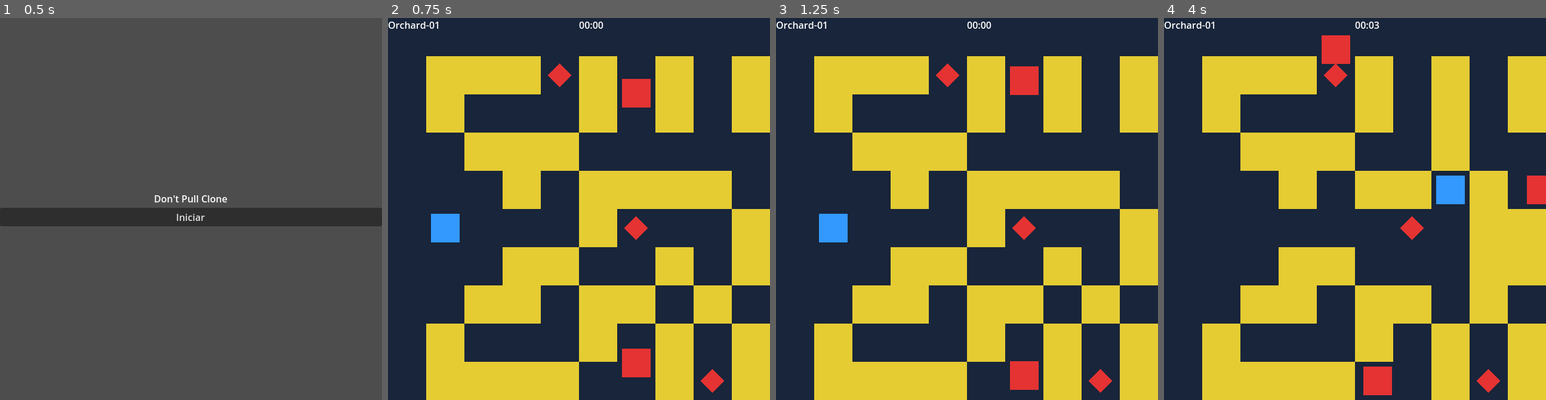
Above: before the commit, frames 1-4 (left to right).
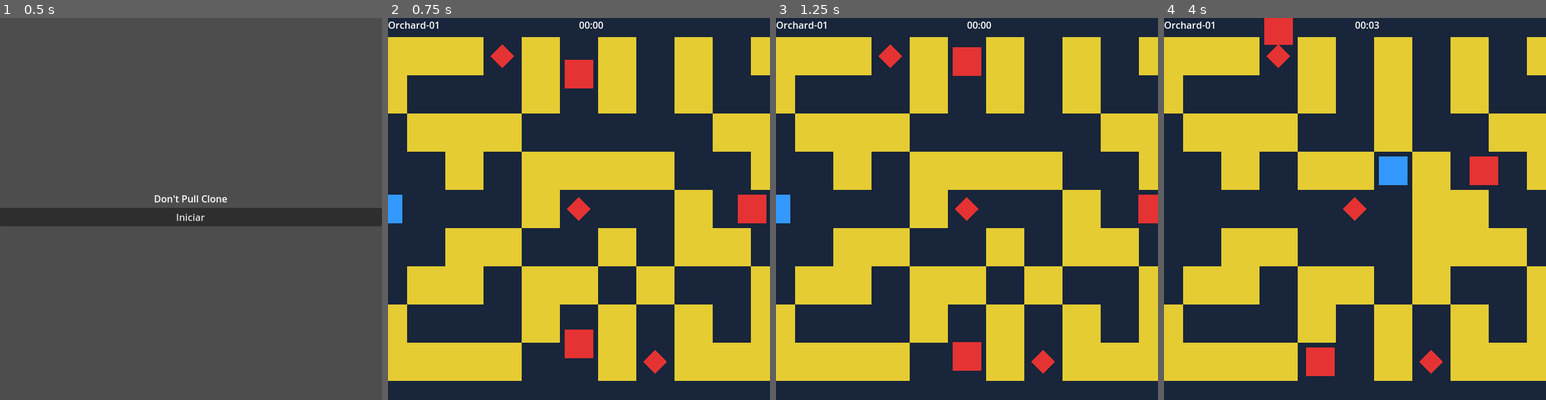
Above: after the commit, the same moments.

Repository: Luizzavala/godot-dontpull
Game: Godot game, scene res://scenes/core/MainMenu.tscn
The game is run twice, just before and just after one commit, with the same random seed, the same clock (stepped at 60 frames per second) and the same inputs.
Inputs:
- Up to frame 1 (0.5 s): no input
- Up to frame 2 (0.75 s): click "Iniciar" at 0.5 s
- Up to frame 3 (1.25 s): no input
- Up to frame 4 (4 s): hold Right (ui_right) 1.28-2.03 s; hold Down (ui_down) 2.03-2.78 s; hold Right (ui_right) 2.78-3.53 s; hold Up (ui_up) from 3.53 s (still down)

Frame 1 is identical in both runs. In frame 2, 51% of the frame differs, in the area x 0-100%, y 5-100%; in frame 3, 51%; in frame 4, 52%, in the area x 0-100%, y 0-100%.

Commit message:
Align viewport with playable area

Diff:
--- a/project.godot
+++ b/project.godot
@@ -22,8 +22,8 @@
 
 window/size/viewport_width=640
 window/size/viewport_height=640
-window/stretch/mode="canvas_items"
-window/stretch/aspect="expand"
+window/stretch/mode="2d"
+window/stretch/aspect="keep"
 
 [dotnet]
 
--- a/scenes/core/Level.tscn
+++ b/scenes/core/Level.tscn
@@ -32,6 +32,10 @@
 
 [node name="Level" type="Node2D"]
 script = ExtResource("1")
+
+[node name="Camera2D" type="Camera2D" parent="."]
+unique_name_in_owner = true
+current = true
 
 [node name="NonPlayableBackground" type="ColorRect" parent="."]
 unique_name_in_owner = true
--- a/scripts/core/Level.gd
+++ b/scripts/core/Level.gd
@@ -16,6 +16,7 @@
 @onready var hud: HUD = %HUD
 @onready var non_playable_background: ColorRect = %NonPlayableBackground
 @onready var playable_area_rect: ColorRect = %PlayableArea
+@onready var camera: Camera2D = %Camera2D
 var _current_grid_size: Vector2i = Vector2i(Consts.GRID_WIDTH, Consts.GRID_HEIGHT)
 var _level_name: String = ""
 
@@ -63,7 +64,8 @@
 
 func _update_map_layout() -> void:
     var viewport_size: Vector2 = get_viewport_rect().size
-    var offset: Vector2 = GameHelpers.calculate_center_offset(_current_grid_size, viewport_size)
+    var grid_pixel_size: Vector2 = Vector2(_current_grid_size) * Consts.TILE_SIZE
+    var offset: Vector2 = GameHelpers.calculate_center_offset(_current_grid_size, viewport_size).floor()
     GameHelpers.set_map_offset(offset)
     tile_map.position = offset
     if is_instance_valid(non_playable_background):
@@ -71,7 +73,13 @@
         non_playable_background.size = viewport_size
     if is_instance_valid(playable_area_rect):
         playable_area_rect.position = offset
-        playable_area_rect.size = Vector2(_current_grid_size) * Consts.TILE_SIZE
+        playable_area_rect.size = grid_pixel_size
+    if is_instance_valid(camera):
+        camera.position = offset + grid_pixel_size * 0.5
+        camera.limit_left = int(offset.x)
+        camera.limit_top = int(offset.y)
+        camera.limit_right = int(offset.x + grid_pixel_size.x)
+        camera.limit_bottom = int(offset.y + grid_pixel_size.y)
 
 func _populate_tile_map(width: int, height: int) -> void:
     tile_map.clear()
--- /dev/null
+++ b/tests/integration/sandbox_resolution.gd
@@ -0,0 +1,39 @@
+## SandboxResolution permite alternar resoluciones para validar que no existan áreas invisibles.
+extends Node2D
+
+const LevelScene: PackedScene = preload("res://scenes/core/Level.tscn")
+
+@export var resolutions: Array[Vector2i] = [
+    Vector2i(640, 640),
+    Vector2i(960, 720),
+    Vector2i(1280, 720),
+]
+
+var _resolution_index := 0
+var _level: Level
+@onready var resolution_label: Label = %ResolutionLabel
+
+func _ready() -> void:
+    """Instancia el nivel base y fija la resolución inicial."""
+    _level = LevelScene.instantiate()
+    add_child(_level)
+    _apply_resolution(resolutions[_resolution_index])
+    _update_label()
+
+func _unhandled_input(event: InputEvent) -> void:
+    """Permite cambiar de resolución con las flechas laterales."""
+    if event.is_action_pressed("ui_right"):
+        _resolution_index = (_resolution_index + 1) % resolutions.size()
+        _apply_resolution(resolutions[_resolution_index])
+        _update_label()
+    elif event.is_action_pressed("ui_left"):
+        _resolution_index = (_resolution_index - 1 + resolutions.size()) % resolutions.size()
+        _apply_resolution(resolutions[_resolution_index])
+        _update_label()
+
+func _apply_resolution(size: Vector2i) -> void:
+    get_viewport().size = size
+
+func _update_label() -> void:
+    var active_size := resolutions[_resolution_index]
+    resolution_label.text = "Resolución: %dx%d" % [active_size.x, active_size.y]
--- /dev/null
+++ b/tests/integration/sandbox_resolution.tscn
@@ -0,0 +1,16 @@
+[gd_scene load_steps=2 format=3]
+
+[ext_resource type="Script" path="res://tests/integration/sandbox_resolution.gd" id="1"]
+
+[node name="SandboxResolution" type="Node2D"]
+script = ExtResource("1")
+
+[node name="UI" type="CanvasLayer" parent="."]
+layer = 1
+
+[node name="ResolutionLabel" type="Label" parent="UI"]
+unique_name_in_owner = true
+anchors_preset = 0
+offset_left = 16.0
+offset_top = 16.0
+text = "Resolución: 0x0"
--- /dev/null
+++ b/tests/unit/test_viewport_bounds.gd
@@ -0,0 +1,76 @@
+## TestViewportBounds comprueba que el área visible coincide con los límites de colisión.
+extends Node
+
+const LevelScene: PackedScene = preload("res://scenes/core/Level.tscn")
+const Consts = preload("res://scripts/utils/constants.gd")
+const GameHelpers = preload("res://scripts/utils/helpers.gd")
+
+func run_tests() -> Array:
+    return [
+        await _test_playable_area_matches_bounds(),
+        await _test_letterbox_background_tracks_viewport(),
+    ]
+
+func _test_playable_area_matches_bounds() -> Dictionary:
+    var previous_bounds: Rect2i = GameHelpers.get_map_bounds()
+    var previous_offset: Vector2 = GameHelpers.get_map_offset()
+    var level: Level = LevelScene.instantiate()
+    add_child(level)
+    await get_tree().process_frame
+    var bounds: Rect2i = GameHelpers.get_map_bounds()
+    var expected_size: Vector2 = Vector2(bounds.size) * Consts.TILE_SIZE
+    var offset: Vector2 = GameHelpers.get_map_offset()
+    var playable_area: ColorRect = level.get_node("%PlayableArea")
+    var tile_map: TileMap = level.get_node("%GroundTileMap")
+    var last_cell_center: Vector2 = GameHelpers.grid_to_world(bounds.position + bounds.size - Vector2i.ONE)
+    var first_cell_center: Vector2 = GameHelpers.grid_to_world(bounds.position)
+    var playable_rect := Rect2(offset, expected_size)
+    var all_checks := playable_area.position.is_equal_approx(offset)
+        and playable_area.size.is_equal_approx(expected_size)
+        and tile_map.position.is_equal_approx(offset)
+        and playable_rect.has_point(first_cell_center)
+        and playable_rect.has_point(last_cell_center)
+    level.queue_free()
+    await get_tree().process_frame
+    GameHelpers.set_map_bounds(previous_bounds)
+    GameHelpers.set_map_offset(previous_offset)
+    return {
+        "name": "El rectángulo visible coincide con el grid definido por colisiones",
+        "passed": all_checks,
+    }
+
+func _test_letterbox_background_tracks_viewport() -> Dictionary:
+    var previous_bounds: Rect2i = GameHelpers.get_map_bounds()
+    var previous_offset: Vector2 = GameHelpers.get_map_offset()
+    var level: Level = LevelScene.instantiate()
+    add_child(level)
+    await get_tree().process_frame
+    var viewport: Viewport = level.get_viewport()
+    var original_size: Vector2i = viewport.size
+    var test_size := Vector2i(960, 720)
+    viewport.size = test_size
+    await get_tree().process_frame
+    await get_tree().process_frame
+    var viewport_size: Vector2 = level.get_viewport_rect().size
+    var background: ColorRect = level.get_node("%NonPlayableBackground")
+    var playable_area: ColorRect = level.get_node("%PlayableArea")
+    var camera: Camera2D = level.get_node("%Camera2D")
+    var bounds: Rect2i = GameHelpers.get_map_bounds()
+    var expected_size: Vector2 = Vector2(bounds.size) * Consts.TILE_SIZE
+    var offset: Vector2 = GameHelpers.get_map_offset()
+    var camera_expected_position: Vector2 = offset + expected_size * 0.5
+    var checks := background.position.is_equal_approx(Vector2.ZERO)
+        and background.size.is_equal_approx(viewport_size)
+        and playable_area.position.is_equal_approx(offset)
+        and playable_area.size.is_equal_approx(expected_size)
+        and camera.position.is_equal_approx(camera_expected_position)
+    viewport.size = original_size
+    await get_tree().process_frame
+    level.queue_free()
+    await get_tree().process_frame
+    GameHelpers.set_map_bounds(previous_bounds)
+    GameHelpers.set_map_offset(previous_offset)
+    return {
+        "name": "El letterboxing cubre el viewport y la cámara permanece centrada",
+        "passed": checks,
+    }
